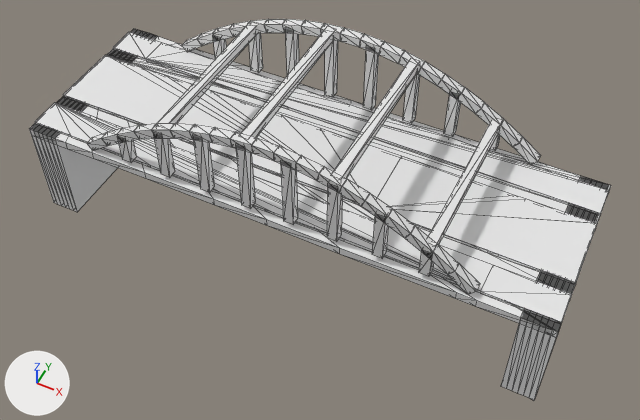
The glTF model models/enschede/enschede-lonnekerbrug/enschede-lonnekerbrug.glb as it was, and as the next commit left it.
Rendered twice from a 50 mm camera at (26.4, -51.4, 57.6) aimed at (2.0, -2.6, -3.5). Lighting does not change. The marker at lower left points along +X, +Y and +Z. The older version comes first. Mesh edges are drawn as thin lines.

Names of what the first picture shows: 'building:boog', 'building:boog 2', 'building:windverband', 'road:dek', 'road:fietspad', 'road:fietspad 2', 'road:landhoofd (aangenomen)', 'road:landhoofd (aangenomen) 2', 'road:rijbaan lokale weg'.
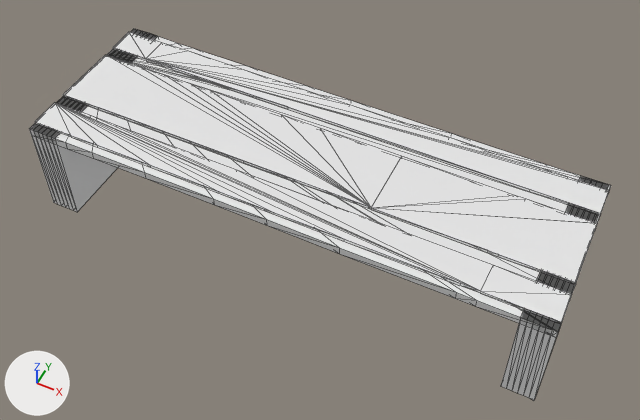
Boxes (x1, y1, x2, y2) around the edits, measured in the pictures (640 x 420 px):
'building:boog 2', deleted: before (87, 123, 480, 295)
'building:boog', deleted: before (182, 19, 541, 165)
'building:windverband', deleted: before (156, 22, 503, 247)

The change, as a diff of the scene's bpy script:
```diff
--- a/models/enschede/enschede-lonnekerbrug/enschede-lonnekerbrug.glb.py
+++ b/models/enschede/enschede-lonnekerbrug/enschede-lonnekerbrug.glb.py
@@ ob_building_boog @@
-ob_building_boog = bpy.data.objects.new('building:boog', me_boog)
-ob_building_boog.location = (0.0, 0.0, 0.0)
@@ ob_building_boog_2 @@
-ob_building_boog_2 = bpy.data.objects.new('building:boog 2', me_boog_2)
-ob_building_boog_2.location = (0.0, 0.0, 0.0)
@@ ob_building_windverband @@
-ob_building_windverband = bpy.data.objects.new('building:windverband', me_windverband)
-ob_building_windverband.location = (0.0, 0.0, 0.0)
```
